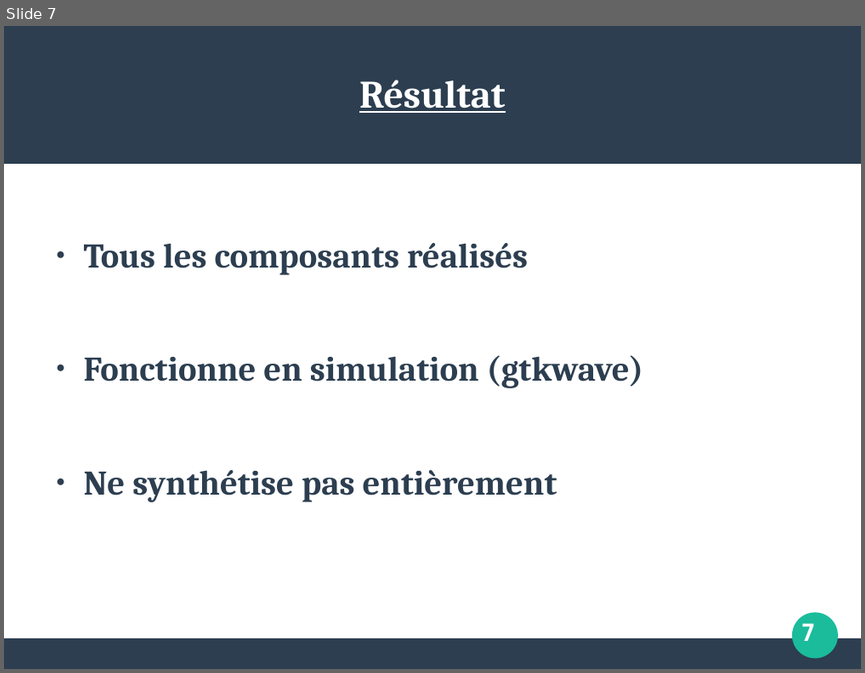
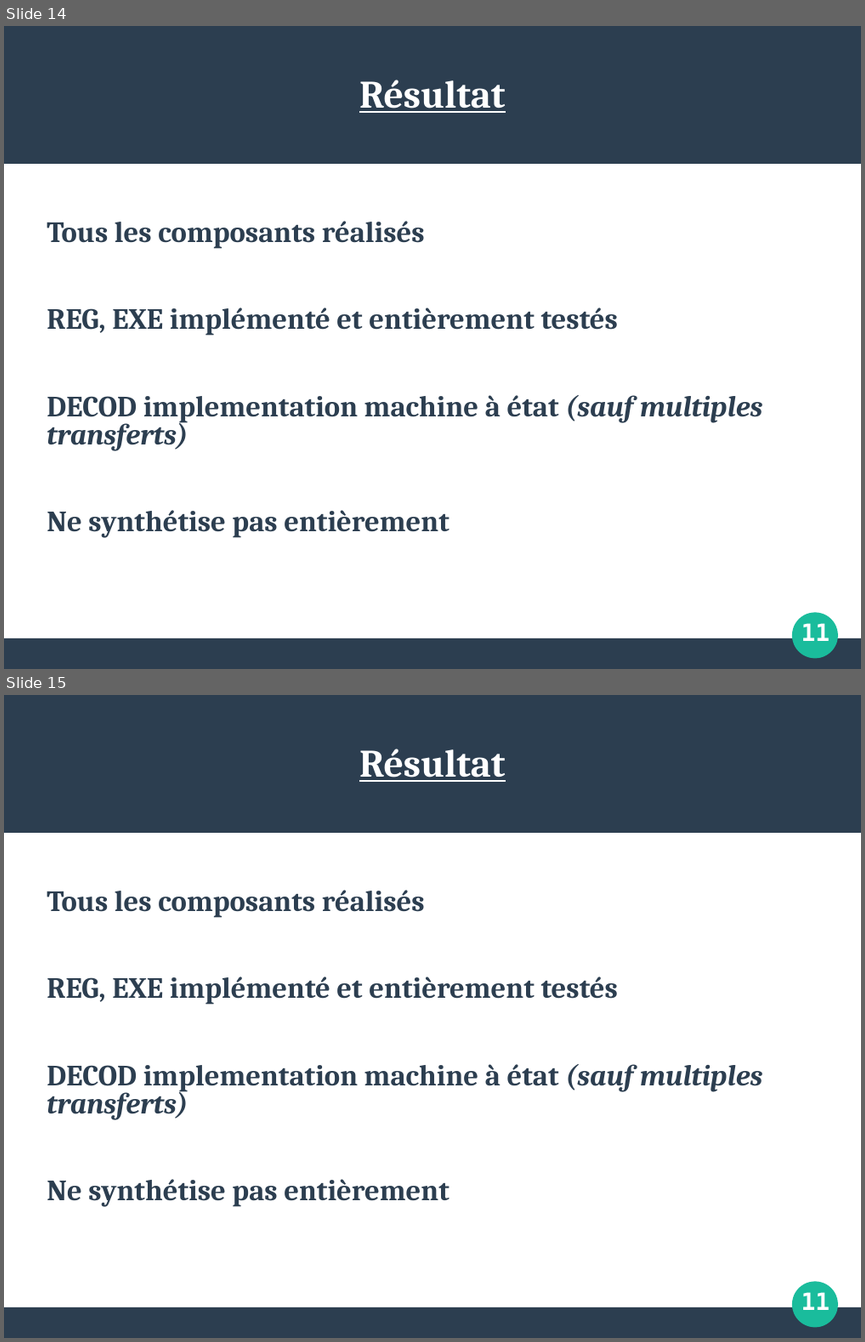
Before and after one commit to maximouth/VHDL, a slide deck: presentation1.odp. Shown one above the other, each under a label of ours: slide 7 before the commit, slides 14 and 15 after it. The pictures are 865x673 and 865x1342 pixels, drawn with LibreOffice and Linux fonts; fonts in the diff are those of the drawing. Boxes give left, top, right and bottom in pixels: in the first picture for what was removed or moved away, otherwise in the second. Text is boxed around its words. In the diff, an @@ line names an element or a change of style, - is before the commit and + after.

```diff
--- a/presentation1.odp
+++ b/presentation1.odp
@@ slide 15 added at <box>4,695,861,1338</box>, background #FFFFFF; not listed: 3 template elements that a slide beside it also shows @@
@@ title added at <box>359,749,506,782</box>, 36 pt, text #FFFFFF, bold, underline @@
+Résultat
@@ text added at <box>46,890,762,1207</box>, 27.2 pt, text #2C3E50, bold @@
+Tous les composants réalisés
+REG, EXE implémenté et entièrement testés
+DECOD implementation machine à état (sauf multiples transferts)
+Ne synthétise pas entièrement
@@ text added at <box>801,1292,830,1310</box>, 22 pt, text #FFFFFF, bold @@
+11
@@ what was slide 7 is now slide 14 @@
@@ slide 14 changed as well @@
@@ text at <box>46,221,449,538</box>: size 32 to 27.2 pt in "Tous les composants réalisés", "Ne synthétise pas entièrement"; bullet ● to none; line spacing 1 to 0.8 @@
@@ text at <box>46,307,762,451</box>: text changed; size 32 to 27.2 pt @@
-● Fonctionne en simulation (gtkwave)
+REG, EXE implémenté et entièrement testés
+DECOD implementation machine à état (sauf multiples transferts)
@@ text at <box>801,623,830,641</box>: text changed @@
-7
+11
```
Also in this commit, not shown: 5 other slides changed, 7 other slides added, 1 other file.
